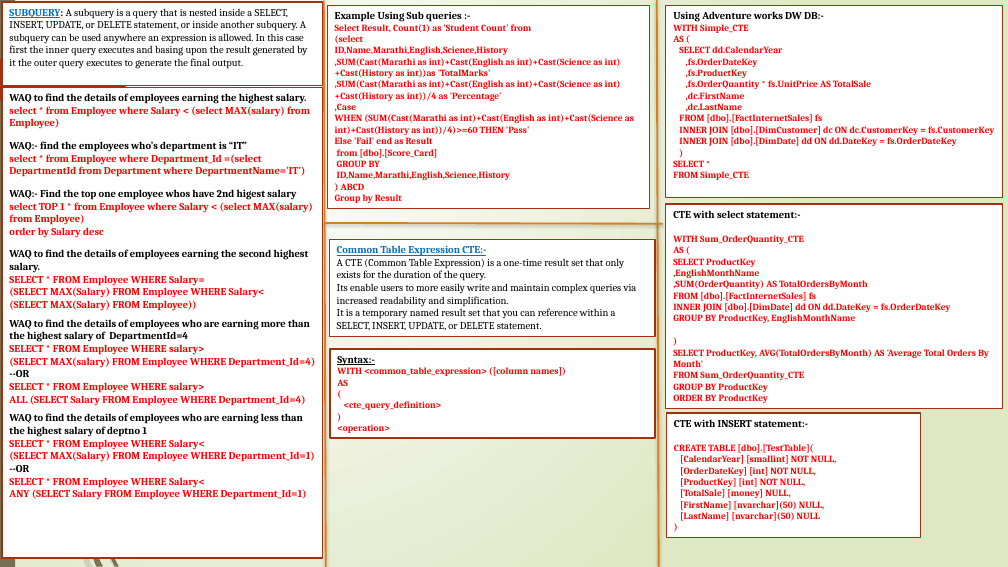
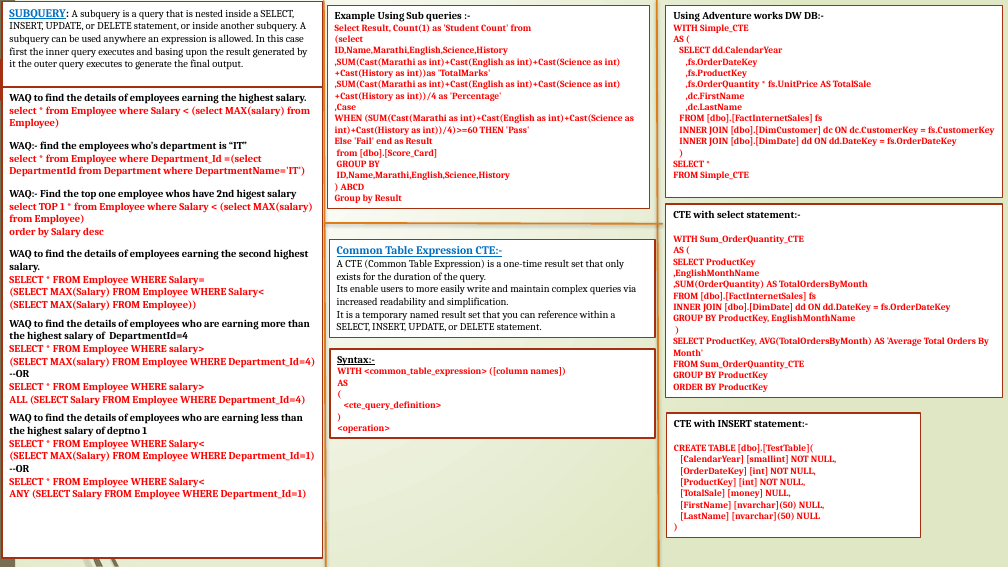
Before and after one commit to tanajisulagave/SQL-Server, a slide deck: slide 29 of SQL Server/SQL_PPT.pptx. Drawn at 1008x567 pixels with LibreOffice and Linux fonts; fonts in the diff are those of the drawing. Boxes give left, top, right and bottom in pixels: in the first picture for what was removed or moved away, otherwise in the second. Text is boxed around its words. In the diff, an @@ line names an element or a change of style, - is before the commit and + after.

```diff
--- a/SQL Server/SQL_PPT.pptx
+++ b/SQL Server/SQL_PPT.pptx
@@ rectangle "SUBQUERY: A subquery is a ..." at (x1=2, y1=2, x2=323, y2=87): size 10 to 11 pt in "SUBQUERY:" @@
@@ rectangle "CTE with select statement:-" resized from (x1=666, y1=204, x2=1003, y2=409) to (x1=666, y1=204, x2=1003, y2=398) @@
@@ text in rectangle at (x1=337, y1=246, x2=502, y2=257): size 10 to 11 pt in "Common Table Expression CTE:-" @@
```
Also in this commit, not shown: 2 other slides changed, 5 slides added.
